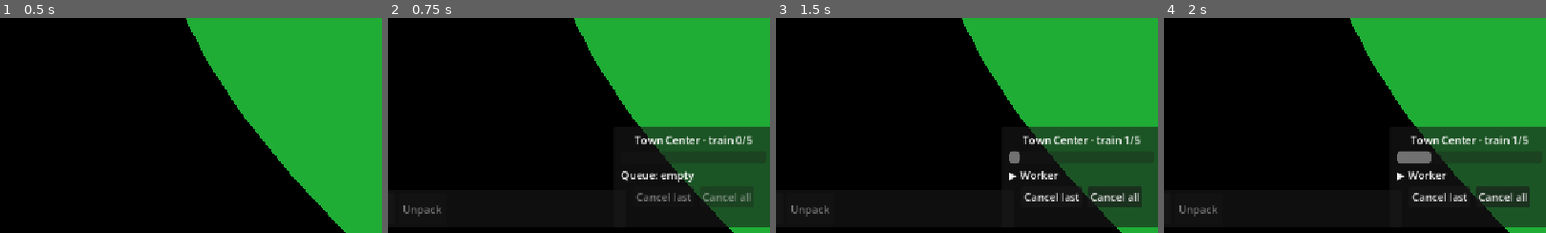
Above: before the commit, frames 1-4 (left to right).
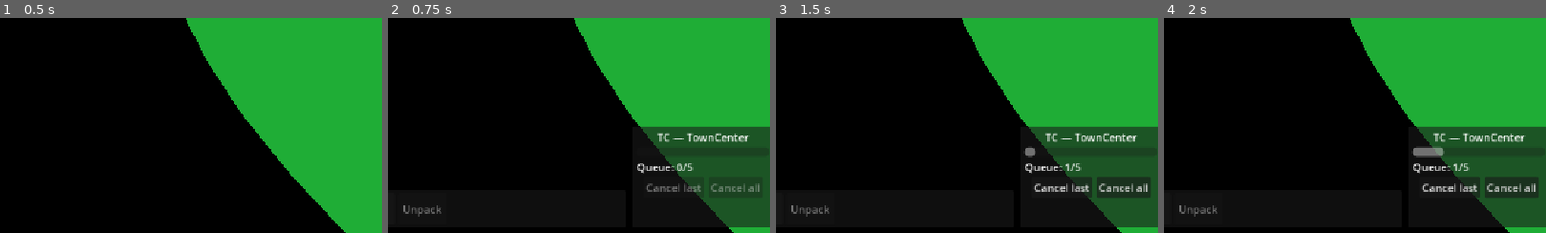
Above: after the commit, the same moments.

Repository: Ferrum-t/RTS-Game
Game: Godot game, scene res://Scenes/World/World.tscn
Same seed, same stepped clock (60 frames per second), same inputs: the game is played once before the commit and once after it.
Inputs:
- Up to frame 1 (0.5 s): no input
- Up to frame 2 (0.75 s): click "TC" at 0.5 s
- Up to frame 3 (1.5 s): click "Worker (50W)" at 1.25 s
- Up to frame 4 (2 s): no input
The pictures show only the part of the screen within x 49-99%, y 50-100%; the shares and areas given below are measured in that part.

Frame 1 is identical in both runs. In frame 2, 2.7% of the frame differs, in the area x 61-98%, y 53-86%; in frame 3, 4.2%; in frame 4, 4.6%, in the area x 61-98%, y 53-88%.

Commit message:
TrainingQueuePanel: tighter margins and smaller progress bar

Diff:
--- a/Scripts/UI/TrainingQueuePanel.gd
+++ b/Scripts/UI/TrainingQueuePanel.gd
@@ -21,14 +21,14 @@
 
 func _build_ui() -> void:
 	var margin := MarginContainer.new()
-	margin.add_theme_constant_override("margin_left", 10)
-	margin.add_theme_constant_override("margin_right", 10)
-	margin.add_theme_constant_override("margin_top", 8)
-	margin.add_theme_constant_override("margin_bottom", 8)
+	margin.add_theme_constant_override("margin_left", 6)
+	margin.add_theme_constant_override("margin_right", 6)
+	margin.add_theme_constant_override("margin_top", 4)
+	margin.add_theme_constant_override("margin_bottom", 4)
 	add_child(margin)
 
 	var vbox := VBoxContainer.new()
-	vbox.add_theme_constant_override("separation", 6)
+	vbox.add_theme_constant_override("separation", 4)
 	margin.add_child(vbox)
 
 	_title = Label.new()
@@ -37,7 +37,7 @@
 	vbox.add_child(_title)
 
 	_progress = ProgressBar.new()
-	_progress.custom_minimum_size = Vector2(220, 18)
+	_progress.custom_minimum_size = Vector2(180, 14)
 	_progress.max_value = 1.0
 	_progress.value = 0.0
 	_progress.show_percentage = false
@@ -46,11 +46,11 @@
 	_queue_label = Label.new()
 	_queue_label.text = "Queue: —"
 	_queue_label.autowrap_mode = TextServer.AUTOWRAP_WORD_SMART
-	_queue_label.custom_minimum_size = Vector2(220, 0)
+	_queue_label.custom_minimum_size = Vector2(180, 0)
 	vbox.add_child(_queue_label)
 
 	var h := HBoxContainer.new()
-	h.add_theme_constant_override("separation", 8)
+	h.add_theme_constant_override("separation", 6)
 	h.alignment = BoxContainer.ALIGNMENT_CENTER
 	vbox.add_child(h)
 
@@ -66,50 +66,18 @@
 
 
 func _process(_delta: float) -> void:
-	_building = _resolve_selected_building()
-	if _building == null:
-		visible = false
-		return
-
-	visible = true
-	var labels: Array = []
-	if _building.has_method("get_queue_labels"):
-		labels = _building.get_queue_labels()
-	var progress: float = 0.0
-	if _building.has_method("get_train_progress"):
-		progress = float(_building.get_train_progress())
-	var count: int = 0
-	if _building.has_method("get_train_pipeline_count"):
-		count = int(_building.get_train_pipeline_count())
-
-	var kind := "Building"
-	if _building is TownCenter:
-		kind = "Town Center"
-	elif _building is Barracks:
-		kind = "Barracks"
-	_title.text = "%s · train %d/%d" % [kind, count, 5]
-
-	_progress.value = progress
-	if count <= 0:
-		_queue_label.text = "Queue: empty"
-		_progress.value = 0.0
-	else:
-		var parts: PackedStringArray = PackedStringArray()
-		for i in range(labels.size()):
-			var mark := "▶ " if i == 0 else "· "
-			parts.append(mark + str(labels[i]))
-		_queue_label.text = " ".join(parts)
-
-	var busy: bool = count > 0
-	_btn_last.disabled = not busy
-	_btn_all.disabled = not busy
+	_update_from_selection()
 
 
-func _resolve_selected_building() -> Node:
+func _update_from_selection() -> void:
 	var sm: Node = get_tree().get_first_node_in_group("selection_manager")
 	if sm == null or not sm.has_method("get_selected_mobile_buildings"):
-		return null
-	for b in sm.get_selected_mobile_buildings():
+		visible = false
+		_building = null
+		return
+	var buildings: Array = sm.get_selected_mobile_buildings()
+	var found: Node = null
+	for b in buildings:
 		if b == null or not is_instance_valid(b):
 			continue
 		if int(b.get("team_id")) != PLAYER_TEAM:
@@ -117,15 +85,60 @@
 		if b.get("is_destroyed") == true:
 			continue
 		if b is TownCenter or b is Barracks:
-			return b
-	return null
+			found = b
+			break
+	if found == null:
+		visible = false
+		_building = null
+		return
+	_building = found
+	visible = true
+	_refresh_display()
+
+
+func _refresh_display() -> void:
+	if _building == null or not is_instance_valid(_building):
+		return
+	var name_s: String = str(_building.name)
+	if _building is TownCenter:
+		_title.text = "TC — " + name_s
+	elif _building is Barracks:
+		_title.text = "Barracks — " + name_s
+	else:
+		_title.text = name_s
+
+	var progress: float = 0.0
+	if _building.has_method("get_train_progress"):
+		progress = float(_building.get_train_progress())
+	elif "train_progress" in _building:
+		progress = float(_building.train_progress)
+	_progress.value = clampf(progress, 0.0, 1.0)
+
+	var pipeline: int = 0
+	var labels: Array = []
+	if _building.has_method("get_train_pipeline_count"):
+		pipeline = int(_building.get_train_pipeline_count())
+	if _building.has_method("get_train_queue_labels"):
+		labels = _building.get_train_queue_labels()
+	if labels.is_empty():
+		_queue_label.text = "Queue: %d/5" % pipeline
+	else:
+		_queue_label.text = "Queue: " + ", ".join(labels)
+
+	var busy: bool = pipeline > 0 or progress > 0.0
+	_btn_last.disabled = not busy
+	_btn_all.disabled = not busy
 
 
 func _on_cancel_last() -> void:
-	if _building != null and is_instance_valid(_building) and _building.has_method("cancel_train_last"):
+	if _building == null or not is_instance_valid(_building):
+		return
+	if _building.has_method("cancel_train_last"):
 		_building.cancel_train_last()
 
 
 func _on_cancel_all() -> void:
-	if _building != null and is_instance_valid(_building) and _building.has_method("cancel_train_all"):
+	if _building == null or not is_instance_valid(_building):
+		return
+	if _building.has_method("cancel_train_all"):
 		_building.cancel_train_all()
